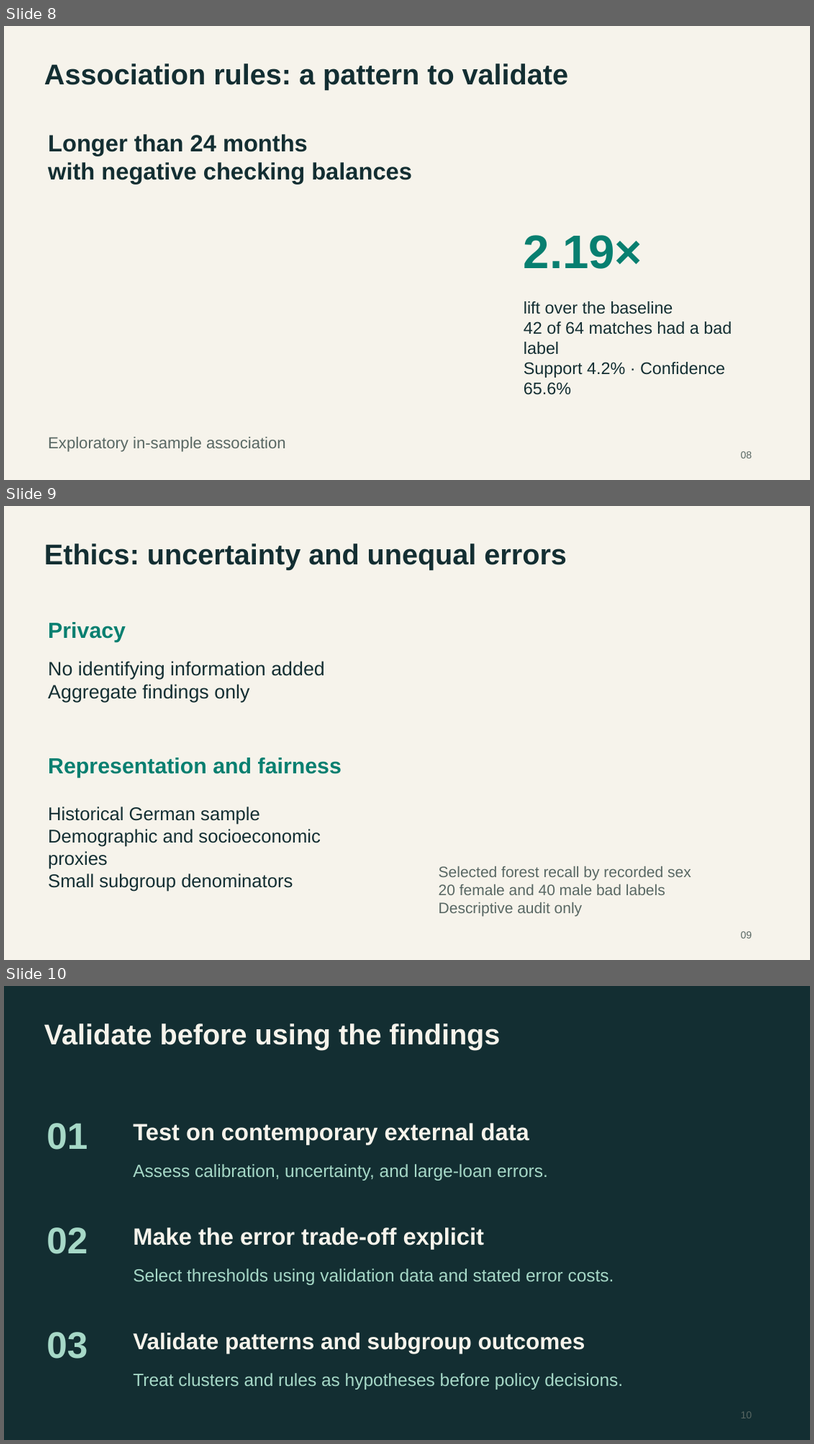
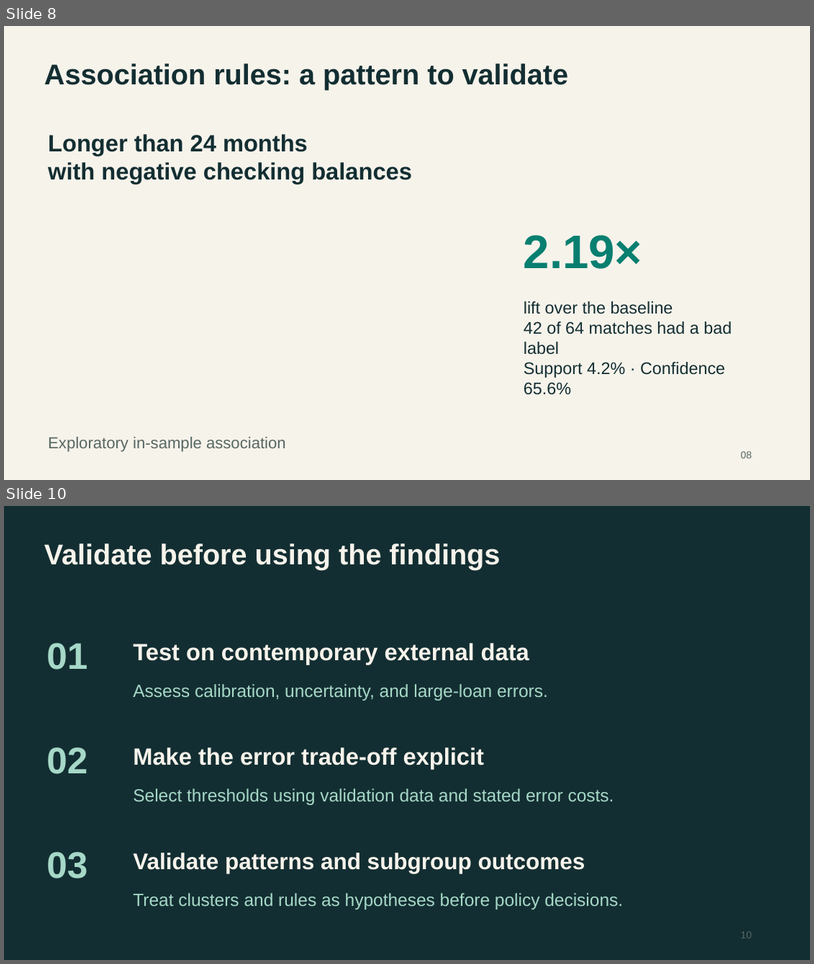
Before and after one commit to lebm646/MSCS_634_Deliverable_4, a slide deck: MSCS_634_Presentation.pptx. Shown one above the other, each under a label of ours: slides 8, 9 and 10 before the commit, slides 8 and 10 after it; the slides between them are not shown. The pictures are 814x1444 and 814x964 pixels, drawn with LibreOffice and Linux fonts; fonts in the diff are those of the drawing. Boxes give left, top, right and bottom in pixels: in the first picture for what was removed or moved away, otherwise in the second. Text is boxed around its words. In the diff, an @@ line names an element or a change of style, - is before the commit and + after.

```diff
--- a/MSCS_634_Presentation.pptx
+++ b/MSCS_634_Presentation.pptx
@@ slide 9 removed at <box>4,506,810,960</box>, background #F6F3EB @@
@@ text removed at <box>44,543,567,570</box> @@
-Ethics: uncertainty and unequal errors
@@ text removed at <box>48,622,126,642</box> @@
-Privacy
@@ text removed at <box>48,661,325,702</box> @@
-No identifying information added
-Aggregate findings only
@@ text removed at <box>48,757,342,777</box> @@
-Representation and fairness
@@ text removed at <box>48,806,320,891</box> @@
-Historical German sample
-Demographic and socioeconomic proxies
-Small subgroup denominators
@@ text removed at <box>439,866,692,916</box> @@
-Selected forest recall by recorded sex
-20 female and 40 male bad labels
-Descriptive audit only
@@ text removed at <box>741,931,753,938</box> @@
-09
```
Also in this commit, not shown: 6 slides changed, 1 slide added, 23 other files.
